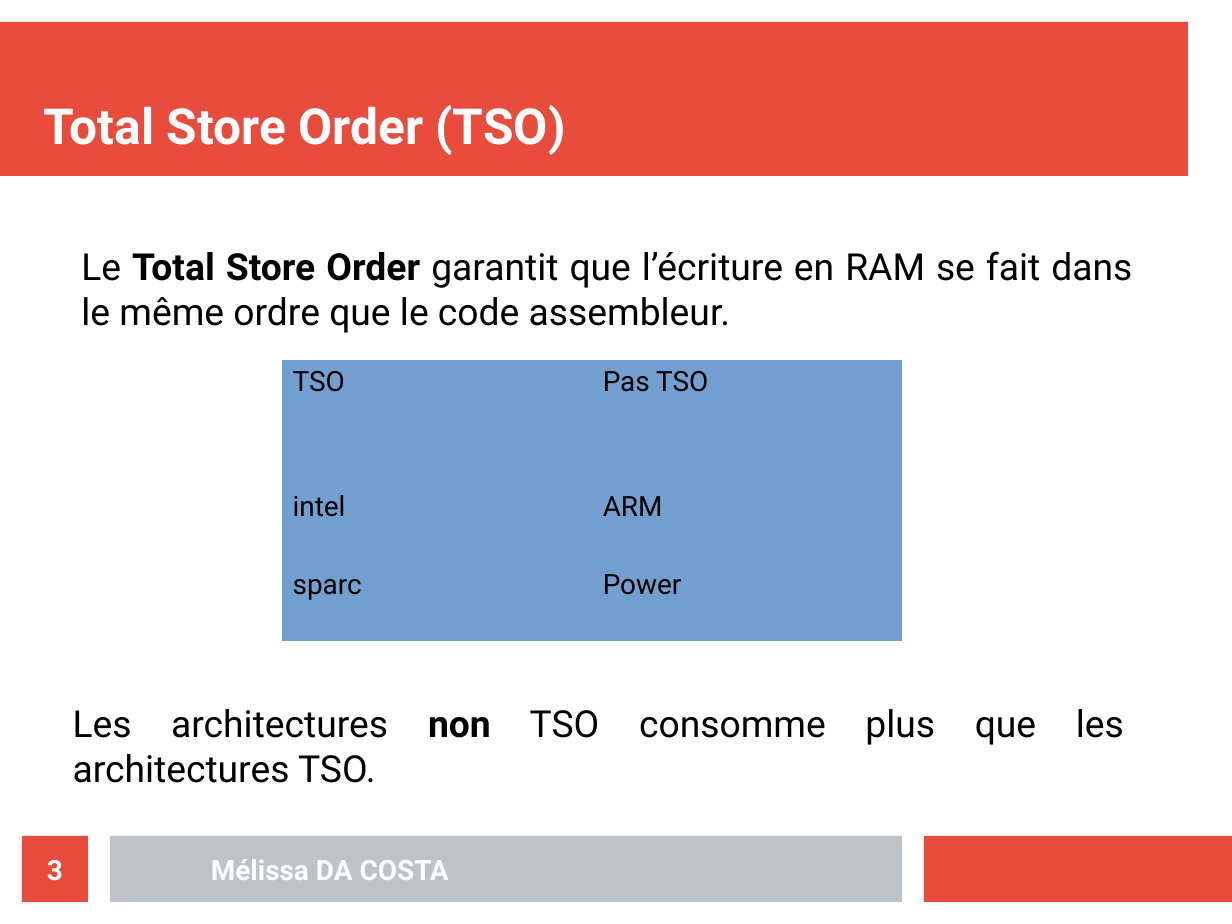
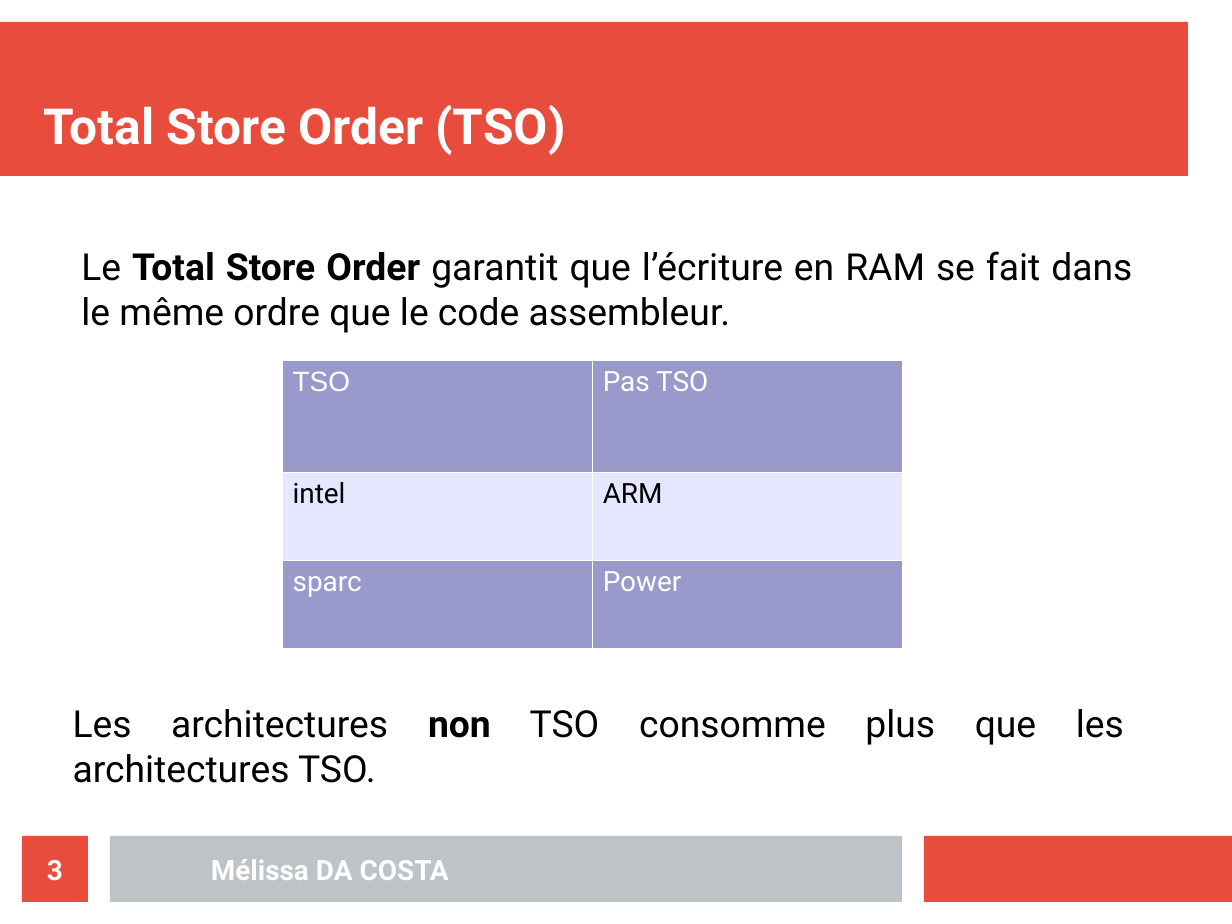
Before and after one commit to MelissaDaCosta/struct_conc, a slide deck: slide 3 of TP2/Mélissa_DA_COSTA_slides_TP02.odp. Drawn at 1232x924 pixels with LibreOffice and Linux fonts; fonts in the diff are those of the drawing. Boxes give left, top, right and bottom in pixels: in the first picture for what was removed or moved away, otherwise in the second. Text is boxed around its words. In the diff, an @@ line names an element or a change of style, - is before the commit and + after.

```diff
--- a/TP2/Mélissa_DA_COSTA_slides_TP02.odp
+++ b/TP2/Mélissa_DA_COSTA_slides_TP02.odp
@@ table at (282, 360, 903, 642) @@
@@ fill #729FCF to #9999CC in 4 cells @@
@@ fill #729FCF to #E6E6FF in row 2 @@
@@ font Roboto to Arial in "TSO" @@
@@ text colour #000000 to #FFFFFF in "TSO", "Pas TSO", "sparc", "Power" @@
@@ borders changed @@
```
Also in this commit, not shown: 1 other slide changed, 8 other files.
